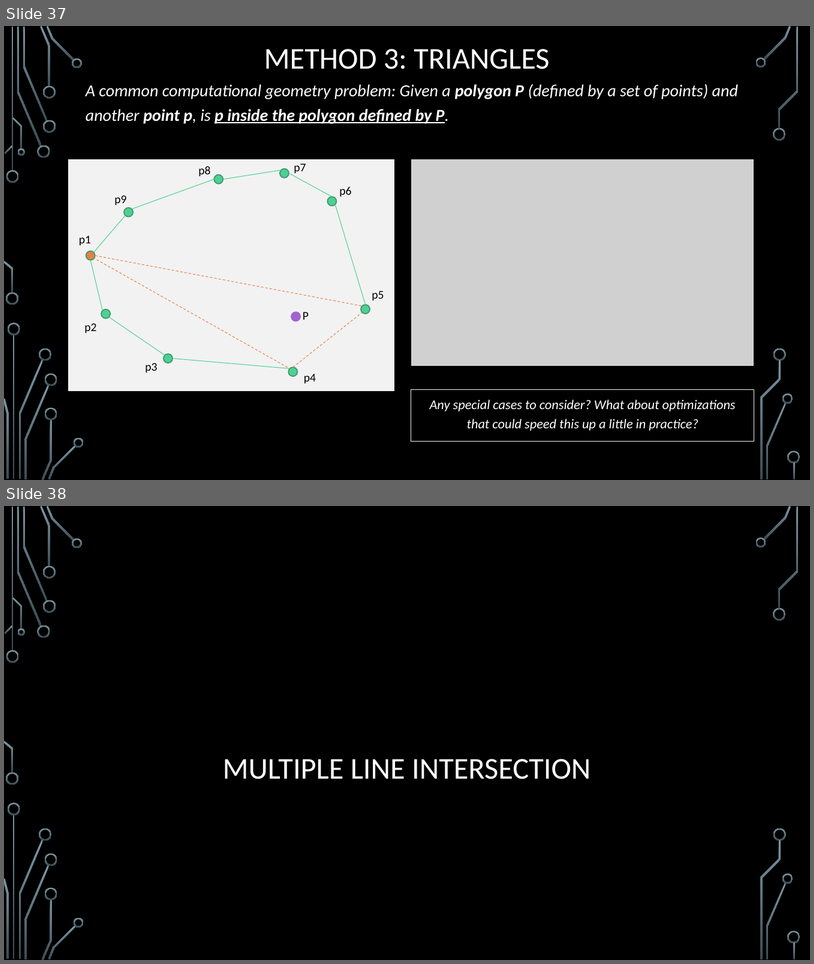
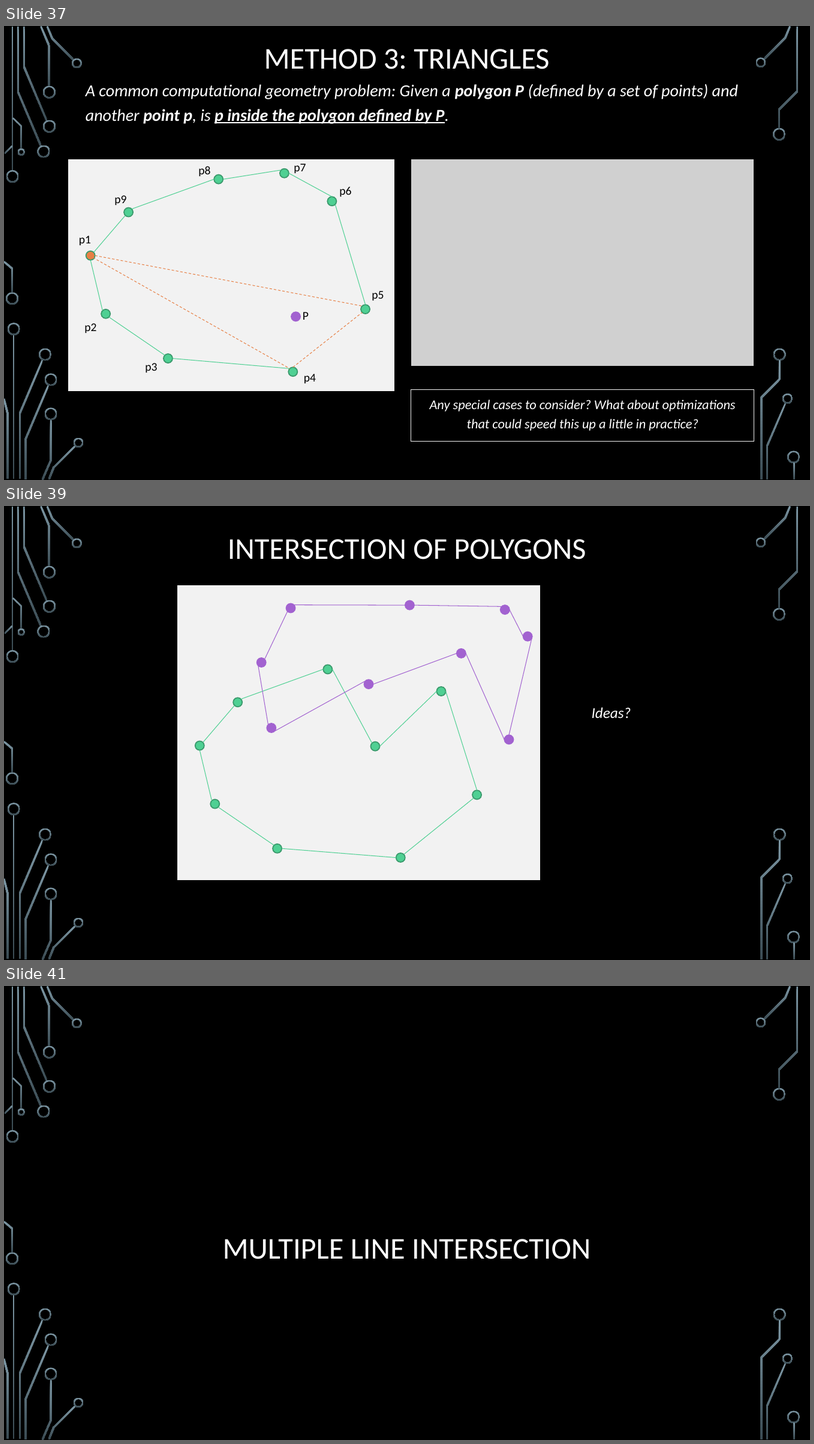
Before and after one commit to markfloryan/advAlgo, a slide deck: slides/ComputationalGeom-part1-Intersections.pptx. Shown one above the other, each under a label of ours: slides 37 and 38 before the commit, slides 37, 39 and 41 after it; the slides between them are not shown. The pictures are 814x964 and 814x1444 pixels, drawn with LibreOffice and Linux fonts; fonts in the diff are those of the drawing; grey boxes stand for pictures; background and template pictures are left out. Boxes give left, top, right and bottom in pixels: in the first picture for what was removed or moved away, otherwise in the second. Text is boxed around its words. In the diff, an @@ line names an element or a change of style, - is before the commit and + after.

```diff
--- a/slides/ComputationalGeom-part1-Intersections.pptx
+++ b/slides/ComputationalGeom-part1-Intersections.pptx
@@ slide 39 added at [4, 506, 810, 960], background picture (left out); not listed: 36 template elements that a slide beside it also shows @@
@@ title added at [228, 539, 586, 559], 36 pt, text #FFFFFF @@
+INTERSECTION OF POLYGONS
@@ group added at [177, 585, 542, 881]: 18 ellipses, 18 lines, 1 rectangle @@
@@ text added at [592, 707, 632, 718], 18 pt, text #FFFFFF, italic @@
+Ideas?
@@ what was slide 38 is now slide 41 @@
```
Also in this commit, not shown: 3 slides changed, 1 other slide added, 2 other files.
